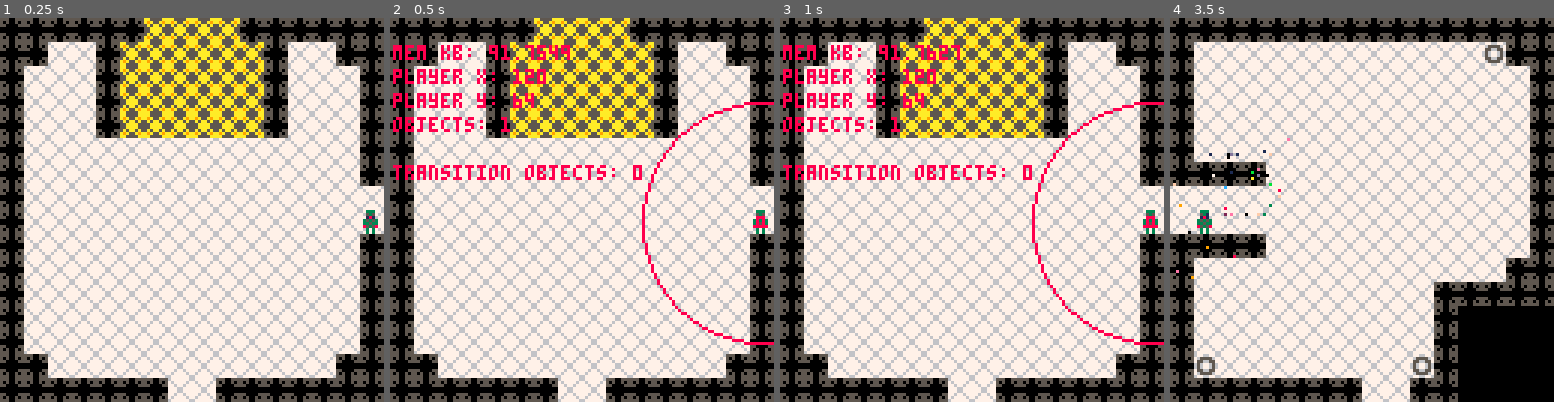
Above: before the commit, frames 1-4 (left to right).
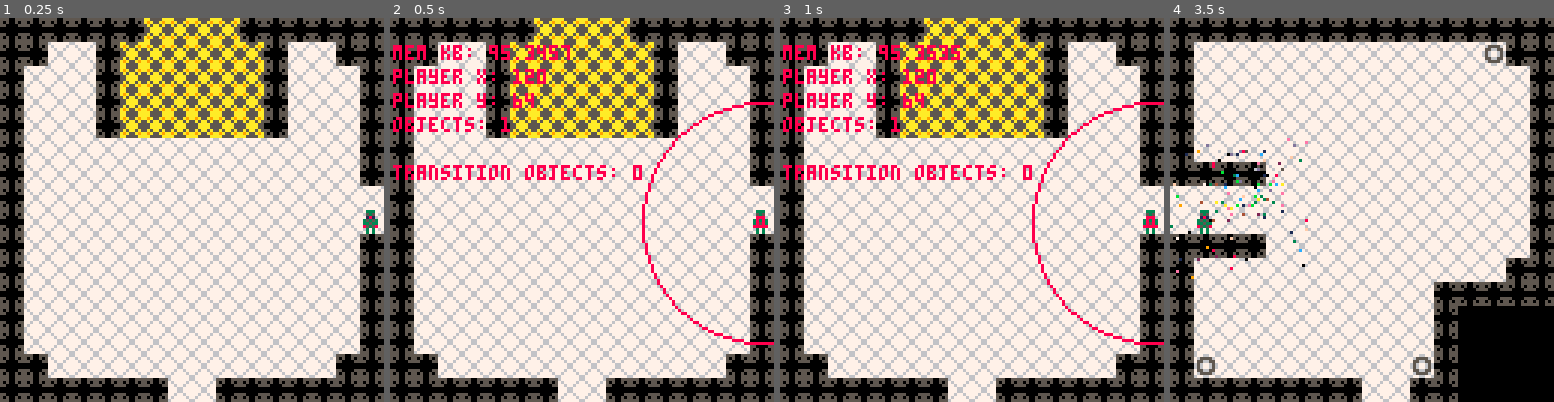
Above: after the commit, the same moments.

Repository: rledford/pico-door
Game: PICO-8 cartridge door.p8
Same seed, same stepped clock (60 frames per second), same inputs: the game is played once before the commit and once after it.
Inputs:
- Up to frame 1 (0.25 s): no input
- Up to frame 2 (0.5 s): tap X (X key) at 0.33 s
- Up to frame 3 (1 s): tap O (Z key) at 0.7 s
- Up to frame 4 (3.5 s): tap X (X key) at 1.07, 1.85, 2.97 s; hold Right 1.6-2.1 s; tap O (Z key) every 0.4 s from 1.7 to 3.3 s; hold Up 2.15-2.42 s; hold Right 2.47-3.03 s; hold Left from 3.08 s (still down)

Frame 1 is identical in both runs. In frame 2, 0.1% of the frame differs, in the area x 28-47%, y 7-11%; in frame 3, 0.1%; in frame 4, 0.6%, in the area x 0-36%, y 32-66%.

Commit message:
Add skull enemy. Change color of slime from purple/pink to green/light-green.

Diff:
--- a/door.p8
+++ b/door.p8
@@ -358,6 +358,39 @@
 	end
 }
 
+skull_type = {
+	init=function(this)
+		this.fire_rate=90
+		this.fire_timer=0
+		this.hitbox={x=1,y=2,w=6,h=5}
+		this.target=nil
+		this.auto_target_radius=40
+		this.anim = make_animation({55,56}, 30)
+		this.threat = 1
+		this.group = ENEMY_GROUP
+		this.hp = 2
+		this.move_rate=5
+		this.move_timer=0
+		this.touch_damage = 20
+	end,
+	update=function(this)
+		this.fire_timer = clamp(this.fire_timer - 1, 0, this.fire_rate)
+		this.move_timer = clamp(this.move_timer - 1, 0, this.move_rate)
+		if this.move_timer <= 0  and ceil(rnd(100)) > 75 then
+			this.move_timer = this.move_rate
+			plan_next_move(this)
+		end
+		this.find_player_target()
+		if this.target ~= nil and this.fire_timer <= 0 and ceil(rnd(100)) > 50 then
+			this.fire_timer = this.fire_rate
+			local dir = get_direction({x=this.x, y=this.y}, {x=this.target.x, y=this.target.y})
+			local proj = make_projectile(this.x, this.y, make_animation({46,47}, 8), 1, 0.5, dir)
+			add(proj.collision_groups, PLAYER_GROUP)
+		end
+		this.anim.update()
+	end
+}
+
 door_type = {
 	init=function(this)
 		this.group = ENEMY_GROUP
@@ -368,7 +401,6 @@
 		this.hp -= amount
 		if this.hp <= 0 then
 			--play destroy sound
-			--spawn particles
 			mset(this.x/TILE_SIZE,this.y/TILE_SIZE, FLOOR_TILE)
 			make_particle_group(this.x, this.y)
 			destroy_object(this)
@@ -699,7 +731,7 @@
 		particles={}
 	}
 
-	for i=1,20 do
+	for i=1,60 do
 		add(pgroup.particles, {x=0,y=0,spd=1,dir={x=1,y=0},color=8})
 	end
 
@@ -817,7 +849,7 @@
 			if tile_type == DOOR_TILE then
 				init_object(door_type, c*TILE_SIZE, r*TILE_SIZE)
 			elseif tile_type == ENEMY_SPAWN_TILE then
-				make_enemy_spawn_point(c*TILE_SIZE,r*TILE_SIZE, {eye_type,fang_type,bug_type}, 100)
+				make_enemy_spawn_point(c*TILE_SIZE,r*TILE_SIZE, {eye_type,fang_type,bug_type, skull_type}, 100)
 			end
 		end
 	end
@@ -898,14 +930,14 @@
 0853580000000000000000000000000000000000000000000000000000000000000000000000000000000000000000000000000000000000099aa9900aa99aa0
 00303000000000000000000000000000000000000000000000000000000000000000000000000000000000000000000000000000000000000099990000aaaa00
 00303000000000000000000000000000000000000000000000000000000000000000000000000000000000000000000000000000000000000000000000000000
-00002000000000000111111001111110000000000009900000999900000000000000000000000000000000000000000000000000000000000000000000000000
-000220000000200011111111011111100008888809299290009229000000000000000000000000000000000000000000000000000000000000eef200002eee00
-002222000002200012111121111111110089999802999920097227900000000000000000000000000000000000000000000000000000000002e22ee00ef22f20
-022ee22000222200122112211111111108aa9aa89299992992722729000000000000000000000000000000000000000000000000000000000f2fe2e00e2ef2e0
-02e22e20022ee22012e11e211211112189a99a989999999992222229000000000000000000000000000000000000000000000000000000000e2ef2f00e2fe2e0
-02e2fe2022e22e2212e11e2112e11e2108aaa9889972279997222279000000000000000000000000000000000000000000000000000000000ee22e2002f22fe0
-022ee22022e2fe22111111111111111100888800097997900972279000000000000000000000000000000000000000000000000000000000002fee0000eee200
-00222200022ee2200111111001111110000000000099990000999900000000000000000000000000000000000000000000000000000000000000000000000000
+00003000000000000111111001111110000000000009900000999900000000000e2ee2e000000000000000000000000000000000000000000000000000000000
+000330000000300011111111011111100008888809299290009229000e2ee2e0022ee220000000000000000000000000000000000000000000eef200002eee00
+00333300000330001211112111111111008999980299992009722790022ee220022ee220000000000000000000000000000000000000000002e22ee00ef22f20
+033bb33000333300122112211111111108aa9aa89299992992722729022ee2202ee22ee200000000000000000000000000000000000000000f2fe2e00e2ef2e0
+03b33b30033bb33012e11e211211112189a99a9899999999922222292ee22ee2029aa92000000000000000000000000000000000000000000e2ef2f00e2fe2e0
+03b37b3033b33b3312e11e2112e11e2108aaa988997227999722227902eeee200aa99aa000000000000000000000000000000000000000000ee22e2002f22fe0
+033bb33033b37b33111111111111111100888800097997900972279002eeee20029aa9200000000000000000000000000000000000000000002fee0000eee200
+00333300033bb3300111111001111110000000000099990000999900002ee200002ee20000000000000000000000000000000000000000000000000000000000
 
 
 
